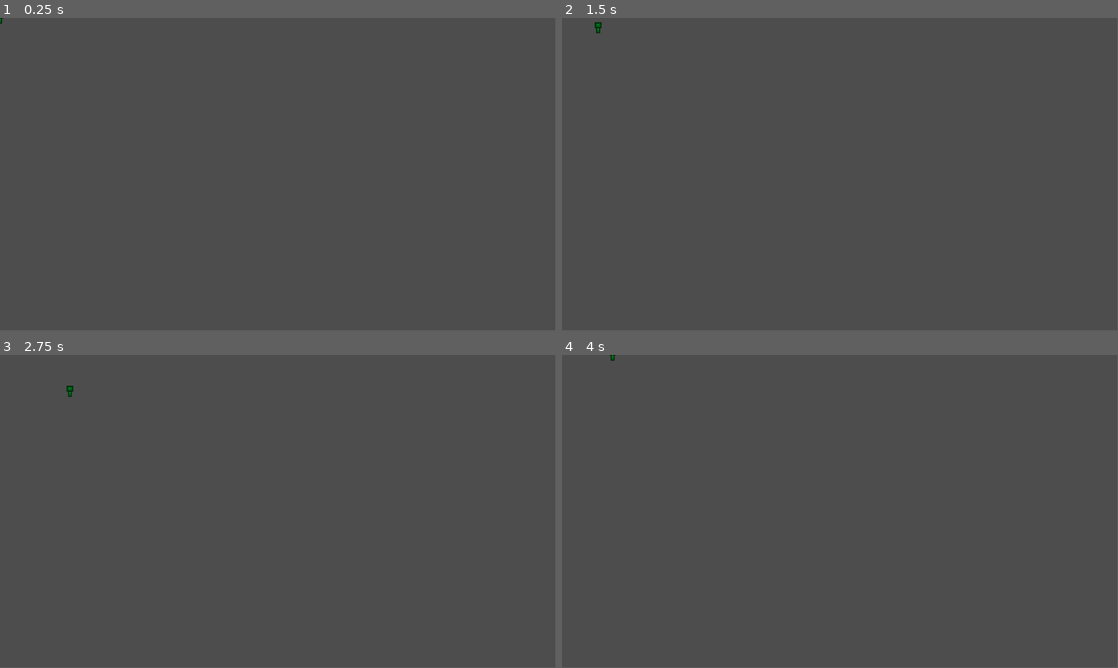
Above: before the commit, frames 1-4 (two rows, left to right).
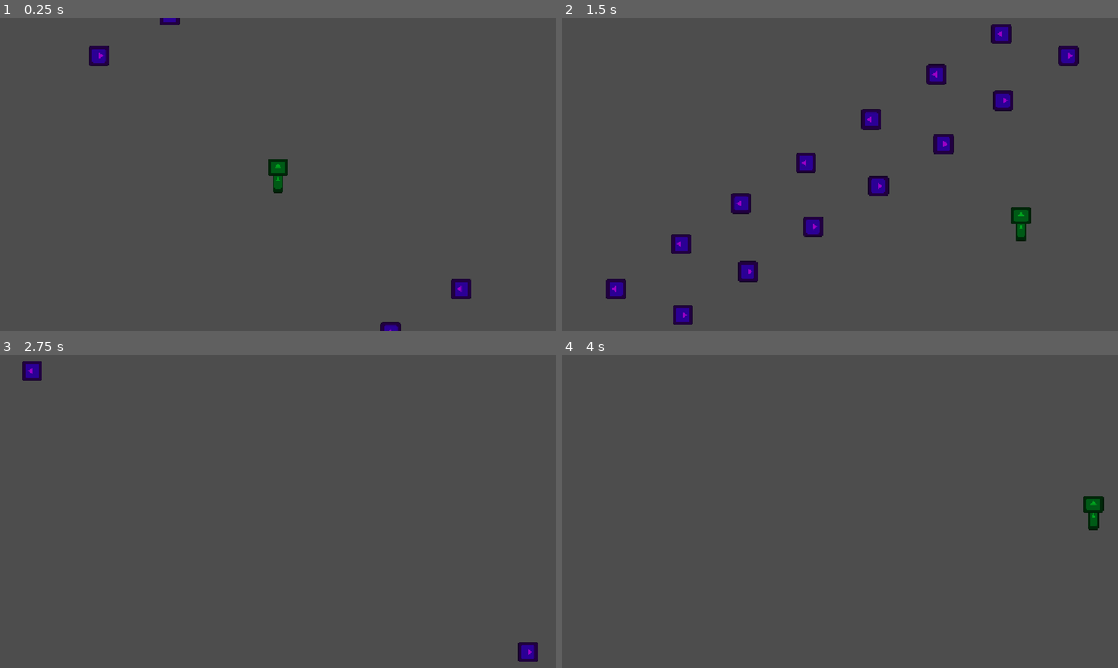
Above: after the commit, the same moments.

Repository: Sastingus/Mossful
Game: Godot game, scene res://scenes/world/world.tscn
Same seed, same stepped clock (60 frames per second), same inputs: the game is played once before the commit and once after it. The engine's default icon, where the game draws it, is replaced by a stand-in: a white triangle on a blue panel in a dark square.
Inputs:
- Up to frame 1 (0.25 s): no input
- Up to frame 2 (1.5 s): hold D (move_right) 0.53-1.28 s; hold S (move_down) from 1.28 s (still down)
- Up to frame 3 (2.75 s): release S (move_down) at 2.03 s; hold D (move_right) from 2.03 s (still down)
- Up to frame 4 (4 s): release D (move_right) at 2.78 s; hold W (move_up) 2.78-3.53 s; tap Enter at 3.5 s; hold A (move_left) from 3.53 s (still down)
In our replay, the window is 799x449 before the commit and 800x450 after it. These sizes can differ from the game's own. Grey fills any space a smaller window leaves; there, only what the larger window draws over its background counts as a difference.

The runs differ from the first frame. In frame 1, 0.9% of the frame differs, in the area x 0-85%, y 0-100%; in frame 2, 3.6%, in the area x 5-93%, y 1-98%; in frame 3, 0.5%; in frame 4, 0.3%.

Commit message:
bullets and patterns
-added camera
-added bullets that move in the direction they face at a speed you choose
-bullets can spawn in on a delay
-bullet patterns are creatable and go in the bullet patterns folder

Diff:
--- /dev/null
+++ b/bullet_patterns/test_pat.tscn
@@ -0,0 +1,75 @@
+[gd_scene load_steps=2 format=3 uid="uid://b1xv5ev3srvft"]
+
+[ext_resource type="PackedScene" uid="uid://dxeirnxs8cup3" path="res://scenes/bullet/bullet.tscn" id="1_d3jed"]
+
+[node name="test_pat" type="Node2D"]
+
+[node name="bullet" parent="." instance=ExtResource("1_d3jed")]
+position = Vector2(0, -12)
+delay = 0.8
+
+[node name="bullet2" parent="." instance=ExtResource("1_d3jed")]
+position = Vector2(0, 16)
+delay = 1.0
+
+[node name="bullet3" parent="." instance=ExtResource("1_d3jed")]
+position = Vector2(0, 47)
+delay = 1.2
+
+[node name="bullet4" parent="." instance=ExtResource("1_d3jed")]
+position = Vector2(0, 77)
+delay = 1.4
+
+[node name="bullet13" parent="." instance=ExtResource("1_d3jed")]
+position = Vector2(0, -130)
+
+[node name="bullet14" parent="." instance=ExtResource("1_d3jed")]
+position = Vector2(0, -102)
+delay = 0.2
+
+[node name="bullet15" parent="." instance=ExtResource("1_d3jed")]
+position = Vector2(0, -71)
+delay = 0.4
+
+[node name="bullet16" parent="." instance=ExtResource("1_d3jed")]
+position = Vector2(0, -41)
+delay = 0.6
+
+[node name="bullet5" parent="." instance=ExtResource("1_d3jed")]
+position = Vector2(265, 0)
+rotation = 3.1415927
+delay = 0.6
+
+[node name="bullet6" parent="." instance=ExtResource("1_d3jed")]
+position = Vector2(265, 28)
+rotation = 3.1415927
+delay = 0.4
+
+[node name="bullet7" parent="." instance=ExtResource("1_d3jed")]
+position = Vector2(265, 59)
+rotation = 3.1415927
+delay = 0.2
+
+[node name="bullet8" parent="." instance=ExtResource("1_d3jed")]
+position = Vector2(265, 89)
+rotation = 3.1415927
+
+[node name="bullet9" parent="." instance=ExtResource("1_d3jed")]
+position = Vector2(265, -117)
+rotation = 3.1415927
+delay = 1.4
+
+[node name="bullet10" parent="." instance=ExtResource("1_d3jed")]
+position = Vector2(265, -89)
+rotation = 3.1415927
+delay = 1.2
+
+[node name="bullet11" parent="." instance=ExtResource("1_d3jed")]
+position = Vector2(265, -58)
+rotation = 3.1415927
+delay = 1.0
+
+[node name="bullet12" parent="." instance=ExtResource("1_d3jed")]
+position = Vector2(265, -28)
+rotation = 3.1415927
+delay = 0.8
--- a/project.godot
+++ b/project.godot
@@ -14,6 +14,11 @@
 run/main_scene="uid://d3vnnnd2fe8u"
 config/features=PackedStringArray("4.5", "Forward Plus")
 config/icon="res://icon.svg"
+
+[display]
+
+window/size/mode=3
+window/stretch/mode="canvas_items"
 
 [input]
 
--- /dev/null
+++ b/scenes/bullet/bullet.gd
@@ -0,0 +1,27 @@
+extends Area2D
+
+@export var speed: int = 225
+@export var delay: float = 0.0
+
+@onready var delay_timer: Timer = $DelayTimer
+@onready var collision_shape_2d: CollisionShape2D = $CollisionShape2D
+
+var bullet_spawned := false
+
+func _ready() -> void:
+	if delay != 0:
+		delay_timer.wait_time = delay
+		delay_timer.start()
+	else:
+		spawn_bullet()
+
+func _physics_process(delta: float) -> void:
+	if bullet_spawned == true:
+		var dir : Vector2 = Vector2.RIGHT.rotated(rotation)
+		position += Vector2(dir.normalized() * speed * delta)
+
+
+func spawn_bullet() -> void:
+	bullet_spawned = true
+	visible = true
+	collision_shape_2d.disabled = false
--- /dev/null
+++ b/scenes/bullet/bullet.tscn
@@ -0,0 +1,26 @@
+[gd_scene load_steps=4 format=3 uid="uid://dxeirnxs8cup3"]
+
+[ext_resource type="Texture2D" uid="uid://4q335xxs2p" path="res://icon.svg" id="1_7c8un"]
+[ext_resource type="Script" uid="uid://br83v0to3hhov" path="res://scenes/bullet/bullet.gd" id="1_83itf"]
+
+[sub_resource type="CircleShape2D" id="CircleShape2D_c6pnf"]
+radius = 6.0827627
+
+[node name="Area2D" type="Area2D"]
+visible = false
+script = ExtResource("1_83itf")
+
+[node name="Sprite2D" type="Sprite2D" parent="."]
+self_modulate = Color(0.6130175, 0.0014672178, 0.77727455, 1)
+rotation = 1.5707964
+scale = Vector2(0.109375, 0.109375)
+texture = ExtResource("1_7c8un")
+
+[node name="CollisionShape2D" type="CollisionShape2D" parent="."]
+shape = SubResource("CircleShape2D_c6pnf")
+disabled = true
+
+[node name="DelayTimer" type="Timer" parent="."]
+one_shot = true
+
+[connection signal="timeout" from="DelayTimer" to="." method="spawn_bullet"]
--- a/scenes/player/player.gd
+++ b/scenes/player/player.gd
@@ -1,11 +1,11 @@
 extends CharacterBody2D
 
-const SPEED = 100
+const SPEED = 10000
 
 func _physics_process(delta: float) -> void:
-	var input_dir := Vector2.ZERO
+	var inputDir := Vector2.ZERO
 
-	input_dir = Input.get_vector("move_left","move_right","move_up","move_down")
+	inputDir = Input.get_vector("move_left","move_right","move_up","move_down")
 
-	velocity = input_dir.normalized() * SPEED
+	velocity = inputDir.normalized() * SPEED * delta
 	move_and_slide()
--- a/scenes/world/world.tscn
+++ b/scenes/world/world.tscn
@@ -1,7 +1,14 @@
-[gd_scene load_steps=2 format=3 uid="uid://d3vnnnd2fe8u"]
+[gd_scene load_steps=3 format=3 uid="uid://d3vnnnd2fe8u"]
 
 [ext_resource type="PackedScene" uid="uid://d1w5ccem33kle" path="res://scenes/player/player.tscn" id="1_dphjl"]
+[ext_resource type="PackedScene" uid="uid://b1xv5ev3srvft" path="res://bullet_patterns/test_pat.tscn" id="2_sl2e5"]
 
 [node name="world" type="Node2D"]
 
 [node name="player" parent="." instance=ExtResource("1_dphjl")]
+
+[node name="Camera2D" type="Camera2D" parent="."]
+zoom = Vector2(3, 3)
+
+[node name="test_pat" parent="." instance=ExtResource("2_sl2e5")]
+position = Vector2(-131, 20)
Not shown, added: scenes/bullet/bullet.gd.uid
